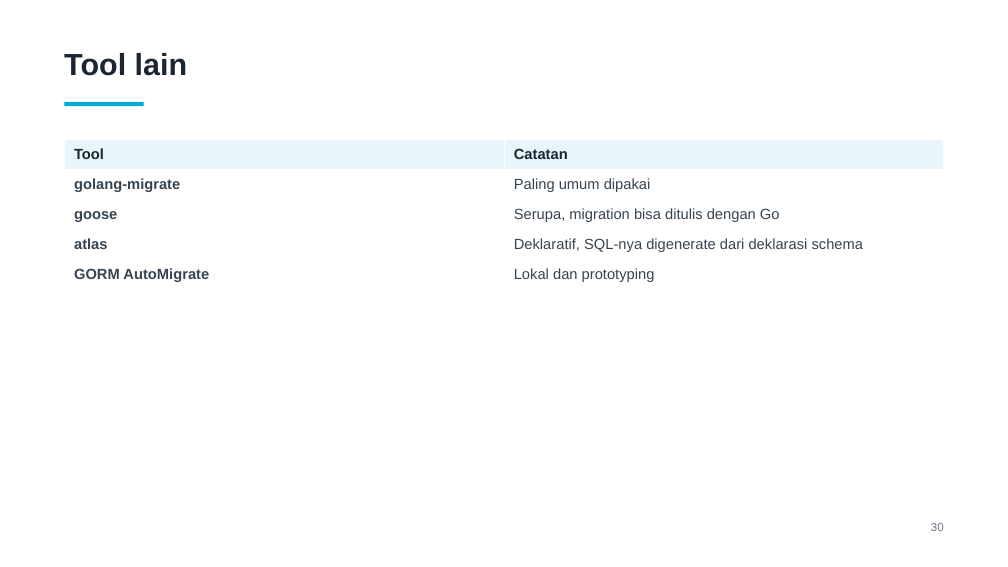
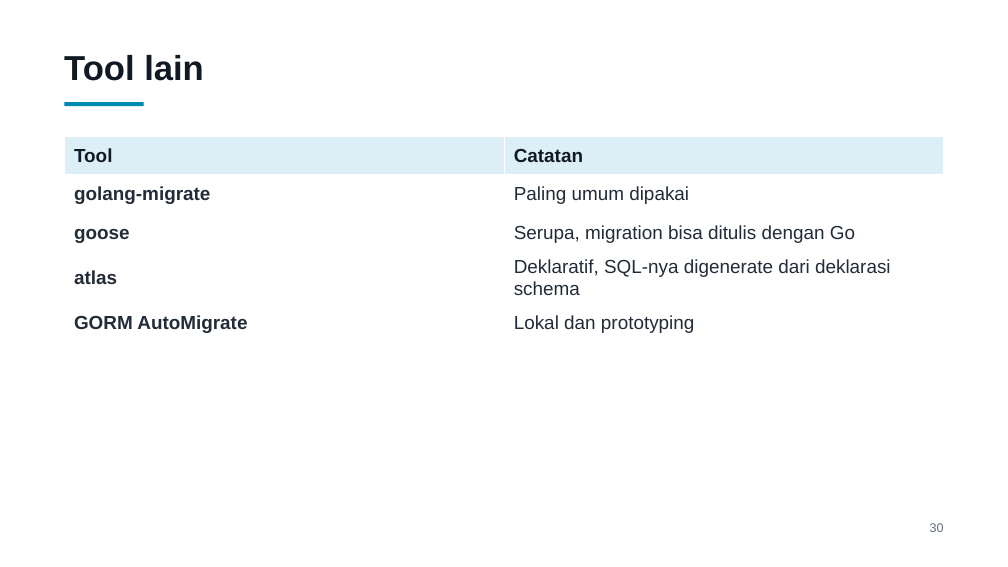
Before and after one commit to shariski/go-migration, a slide deck: slide 30 of slides/presentasi.pptx. Drawn at 1008x567 pixels with LibreOffice and Linux fonts; fonts in the diff are those of the drawing. Boxes give left, top, right and bottom in pixels: in the first picture for what was removed or moved away, otherwise in the second. Text is boxed around its words. In the diff, an @@ line names an element or a change of style, - is before the commit and + after.

Commit message:
Perbesar teks slide dan ganti font code ke JetBrains Mono
Deck dipakai lewat share screen Google Meet, jadi ukuran font dinaikkan
(body 17->21, code 13->17, judul 29->33) dan kontras warnanya dipertegas.
Courier New diganti JetBrains Mono karena strokenya lebih tebal dan
x-height-nya lebih besar, jadi lebih tahan kompresi video.

Slide 'Batasan down migration' dipadatkan; kalimat soal informasi yang
masih tersimpan sebelumnya diulang di slide berikutnya.

```diff
--- a/slides/presentasi.pptx
+++ b/slides/presentasi.pptx
@@ text "Tool lain" at (x1=64, y1=55, x2=204, y2=81): size 29 to 33 pt, text colour #1B2533 to #111A24 @@
@@ rectangle at (x1=64, y1=102, x2=144, y2=107): fill #00ADD8 to #008CB0 @@
@@ table at (x1=64, y1=136, x2=944, y2=337) @@
@@ fill #E8F6FA to #DDEFF6 in row 1 @@
@@ size 14 to 18 pt, text colour #374451 to #212C38 @@
@@ text colour #1B2533 to #111A24 in "Tool", "Catatan" @@
@@ text "30" at (x1=930, y1=523, x2=944, y2=532): size 11 to 12 pt, text colour #6B7784 to #626E7B @@
```
Also in this commit, not shown: 32 other slides changed, 2 other files.
